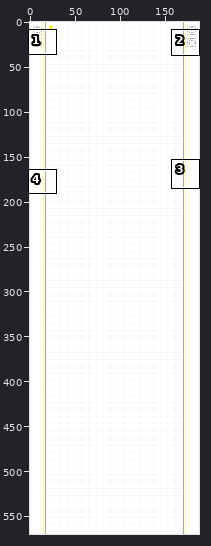
One commit to this pixel-art file: Assets/Backgrounds/Academy/trainingGround1.aseprite. The first picture is a wide view before the edit; the outline marks the close-up.
Close-up. Before the edit:
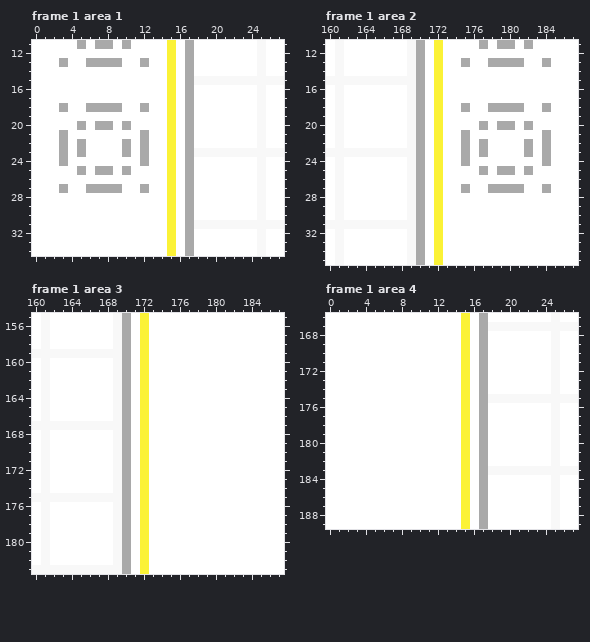
188x570 pixels, 6 frames. Colours within 5 levels of each other are drawn and written as one. Shown: frame 1 area 1: x 0..27, y 11..34; frame 1 area 2: x 160..187, y 11..35; frame 1 area 3: x 160..187, y 155..183; frame 1 area 4: x 0..27, y 166..189.
Now the later version:
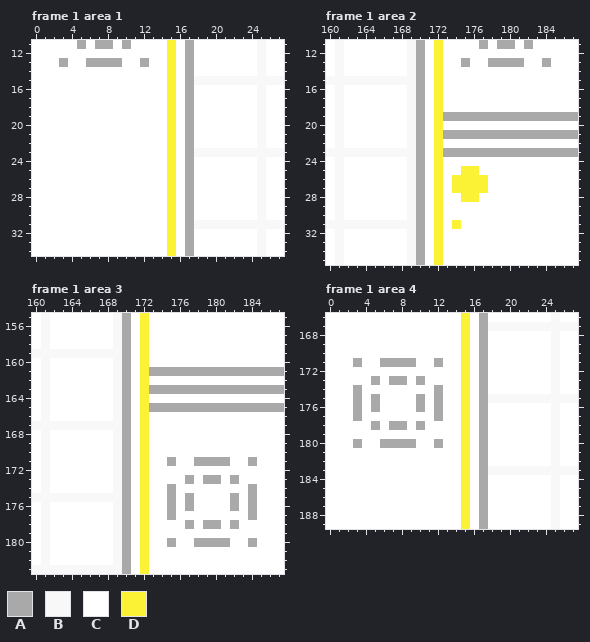
Palette (. is transparent): A #a9a9a9  B #f8f8f8  C #ffffff  D #fbf236
Diff:
Frame 1 area 1, layer "gray":
The edit turns colour A into colour C in row 18 at x 3, 6 to 9 and 12; in row 20 at x 5, 7 to 8 and 10; in row 21 at x 3 and 12; in rows 22 to 23 at x 3, 5, 10 and 12; in row 24 at x 3 and 12; in row 25 at x 5, 7 to 8 and 10.
The edit turns colour A into colour C in row 27 at x 3, 6 to 9 and 12.
Frame 1 area 2, layers "yllw", "gray":
The edit turns colour C into colour A in row 19 at x 173 to 187; in row 21 at x 173 to 174, 176 to 183 and 185 to 187; in row 23 at x 173 to 174, 176, 178 to 181, 183 and 185 to 187.
The edit turns colour A into colour C in row 18 at x 175, 178 to 181 and 184; in row 20 at x 177, 179 to 180 and 182; in row 22 at x 175, 177, 182 and 184; in row 24 at x 175 and 184; in row 25 at x 177, 179 to 180 and 182; in row 27 at x 178 to 181 and 184.
The edit turns colour A into colour D in row 27 at x 175.
The edit turns colour C into colour D in row 25 at x 175 to 176; in row 26 at x 174 to 177; in row 27 at x 174 and 176 to 177; in row 28 at x 175 to 176; in row 31 at x 174.
Frame 1 area 3, layer "gray":
The edit turns colour C into colour A in row 161 at x 173 to 187; in row 163 at x 173 to 187; in row 165 at x 173 to 187; in row 171 at x 175, 178 to 181 and 184; in row 173 at x 177, 179 to 180 and 182; in row 174 at x 175 and 184.
The edit turns colour C into colour A in rows 175 to 176 at x 175, 177, 182 and 184; in row 177 at x 175 and 184; in row 178 at x 177, 179 to 180 and 182; in row 180 at x 175, 178 to 181 and 184.
Frame 1 area 4, layer "gray":
The edit turns colour C into colour A in row 171 at x 3, 6 to 9 and 12; in row 173 at x 5, 7 to 8 and 10; in row 174 at x 3 and 12; in rows 175 to 176 at x 3, 5, 10 and 12; in row 177 at x 3 and 12; in row 178 at x 5, 7 to 8 and 10.
The edit turns colour C into colour A in row 180 at x 3, 6 to 9 and 12.
